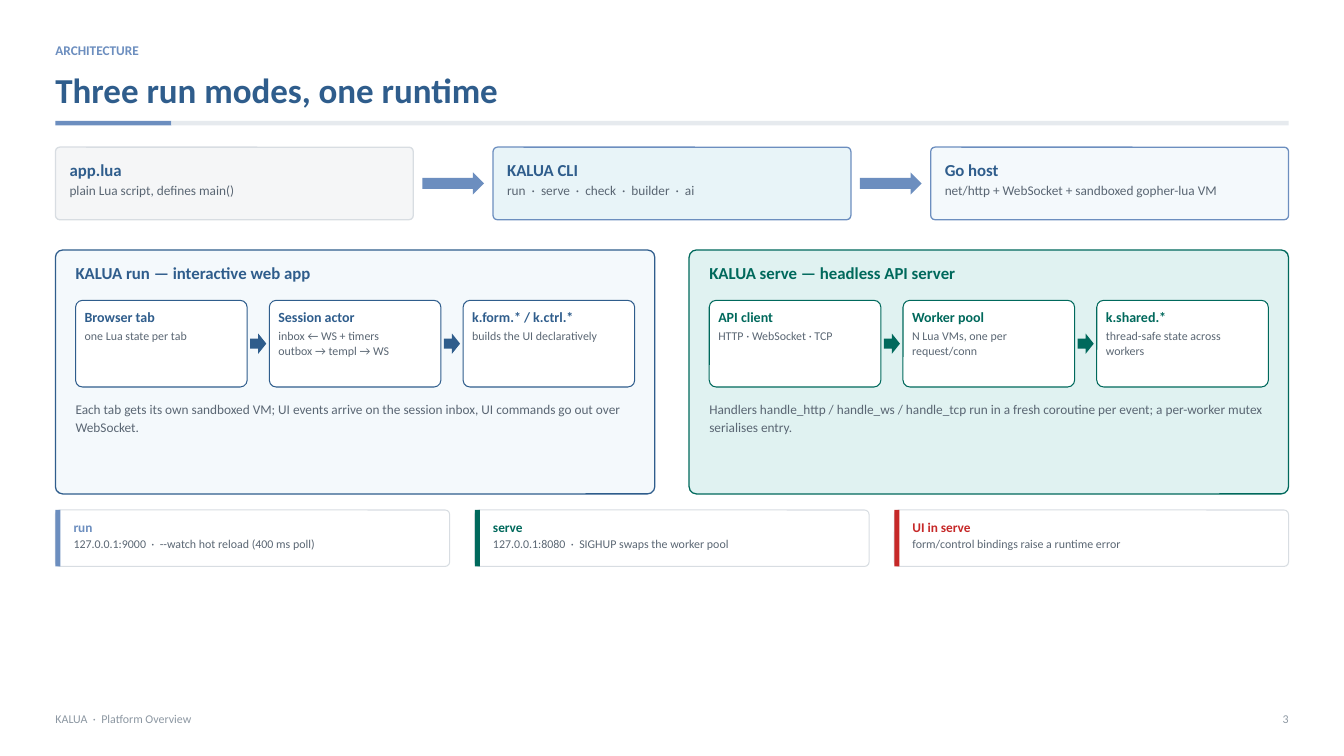
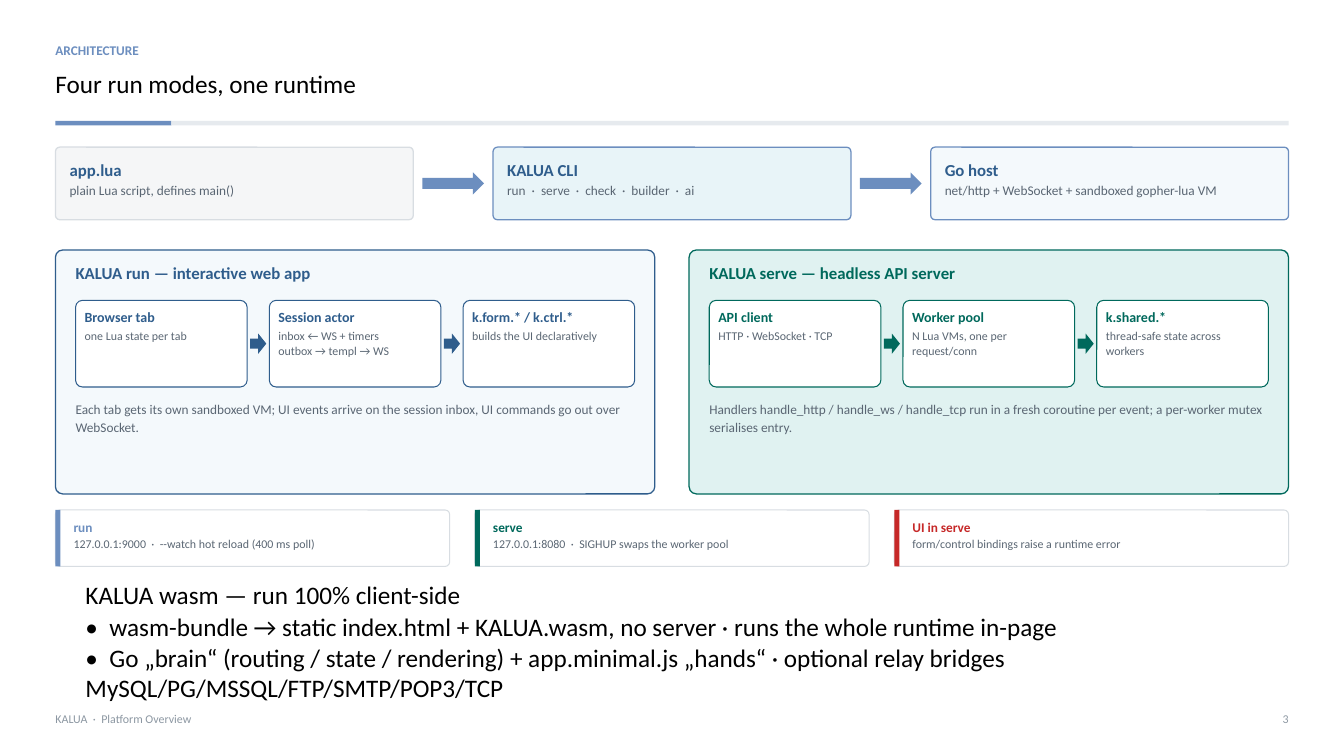
Before and after one commit to MichalHerstus/kalua, a slide deck: slide 3 of docs/kalua-platform-overview.pptx. Drawn at 1344x756 pixels with LibreOffice and Linux fonts; fonts in the diff are those of the drawing. Boxes give left, top, right and bottom in pixels: in the first picture for what was removed or moved away, otherwise in the second. Text is boxed around its words. In the diff, an @@ line names an element or a change of style, - is before the commit and + after.

```diff
--- a/docs/kalua-platform-overview.pptx
+++ b/docs/kalua-platform-overview.pptx
@@ text at <box>55,75,356,96</box>: text changed; size 25 to 18 pt; text colour #2F5D8C to #000000; bold off @@
-Three run modes, one runtime
+Four run modes, one runtime
@@ text added at <box>85,586,460,605</box>, 18 pt, text #000000 @@
+KALUA wasm — run 100% client-side
@@ text added at <box>85,618,1056,701</box>, 18 pt, text #000000 @@
+• wasm-bundle → static index.html + KALUA.wasm, no server · runs the whole runtime in-page
+• Go „brain“ (routing / state / rendering) + app.minimal.js „hands“ · optional relay bridges MySQL/PG/MSSQL/FTP/SMTP/POP3/TCP
```
Also in this commit, not shown: 4 other slides changed, 1 other file.
